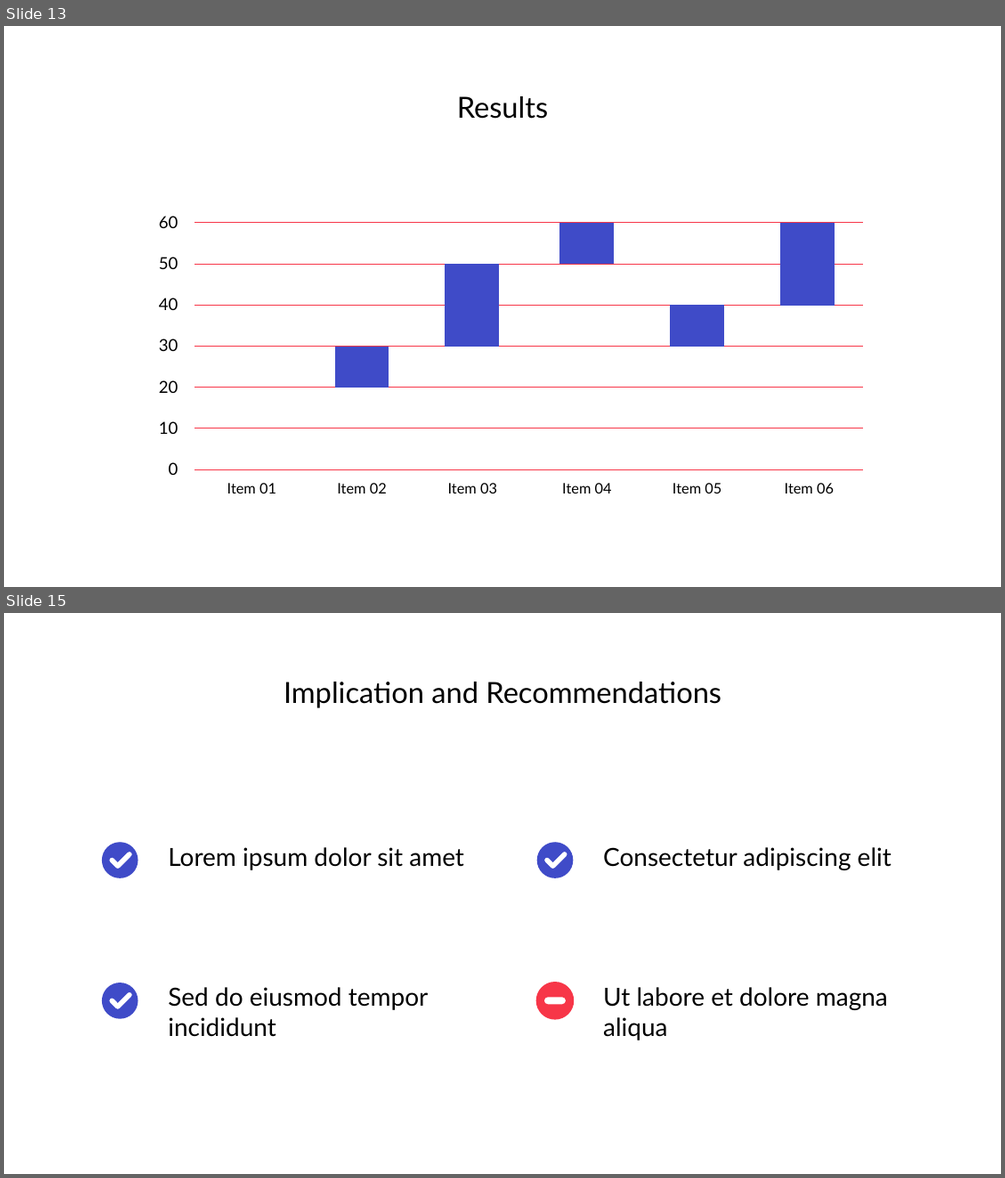
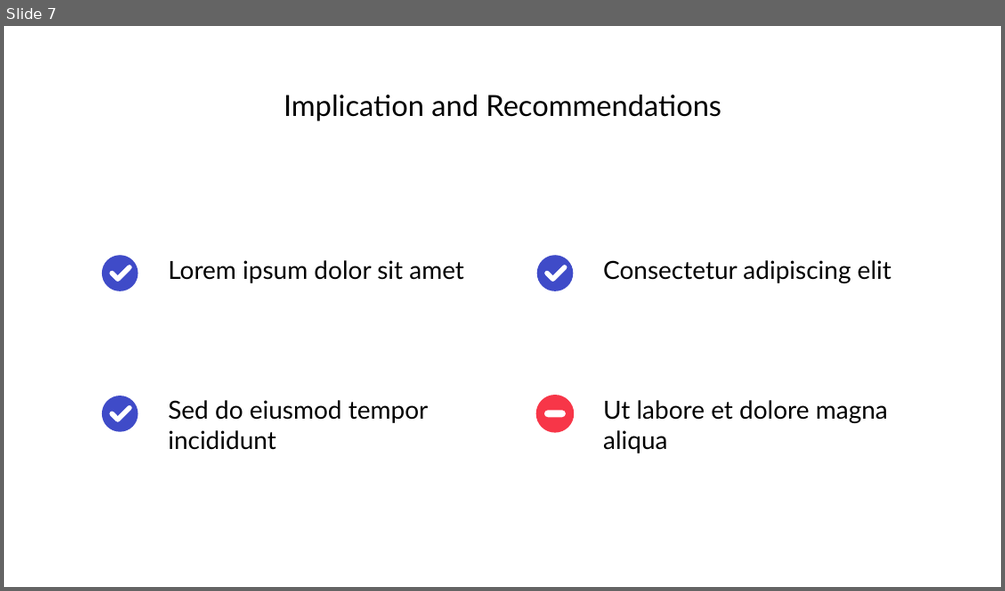
Before and after one commit to alwegr/gorodinec-graduate-project, a slide deck: misc/презентация/Городинец А.Д. ИСП-20.pptx. Shown one above the other, each under a label of ours: slides 13 and 15 before the commit, slide 7 after it; the slides between them are not shown. The pictures are 1005x1178 and 1005x591 pixels, drawn with LibreOffice and Linux fonts; fonts in the diff are those of the drawing; background and template pictures are left out. Boxes give left, top, right and bottom in pixels: in the first picture for what was removed or moved away, otherwise in the second. Text is boxed around its words. In the diff, an @@ line names an element or a change of style, - is before the commit and + after.

```diff
--- a/misc/презентация/Городинец А.Д. ИСП-20.pptx
+++ b/misc/презентация/Городинец А.Д. ИСП-20.pptx
@@ slide 13 removed at bbox=[4, 26, 1001, 587], background picture (left out); not listed: 2 template elements that a slide beside it also shows @@
@@ text removed at bbox=[457, 96, 548, 119] @@
-Results
@@ rectangle removed at bbox=[559, 223, 614, 264] @@
@@ rectangle removed at bbox=[780, 223, 834, 305] @@
@@ rectangle removed at bbox=[445, 264, 499, 346] @@
@@ rectangle removed at bbox=[559, 264, 614, 469] @@
@@ rectangle removed at bbox=[670, 305, 723, 346] @@
@@ rectangle removed at bbox=[780, 305, 834, 469] @@
@@ rectangle removed at bbox=[334, 346, 388, 387] @@
@@ rectangle removed at bbox=[445, 346, 499, 469] @@
@@ rectangle removed at bbox=[670, 346, 723, 469] @@
@@ rectangle removed at bbox=[334, 387, 388, 469] @@
@@ rectangle removed at bbox=[225, 428, 278, 468] @@
@@ group removed at bbox=[159, 216, 178, 475]: 7 texts @@
-10
-20
-30
-40
-50
-60
-0
@@ group removed at bbox=[189, 216, 866, 475]: 7 freeform shapes @@
@@ text removed at bbox=[227, 483, 276, 493] @@
-Item 01
@@ text removed at bbox=[337, 483, 387, 493] @@
-Item 02
@@ text removed at bbox=[448, 483, 497, 493] @@
-Item 03
@@ text removed at bbox=[562, 483, 612, 493] @@
-Item 04
@@ text removed at bbox=[672, 483, 721, 493] @@
-Item 05
@@ text removed at bbox=[785, 483, 833, 493] @@
-Item 06
@@ what was slide 15 is now slide 7 @@
```
Also in this commit, not shown: 4 slides changed, 4 slides added, 16 other slides removed, 42 other files.
